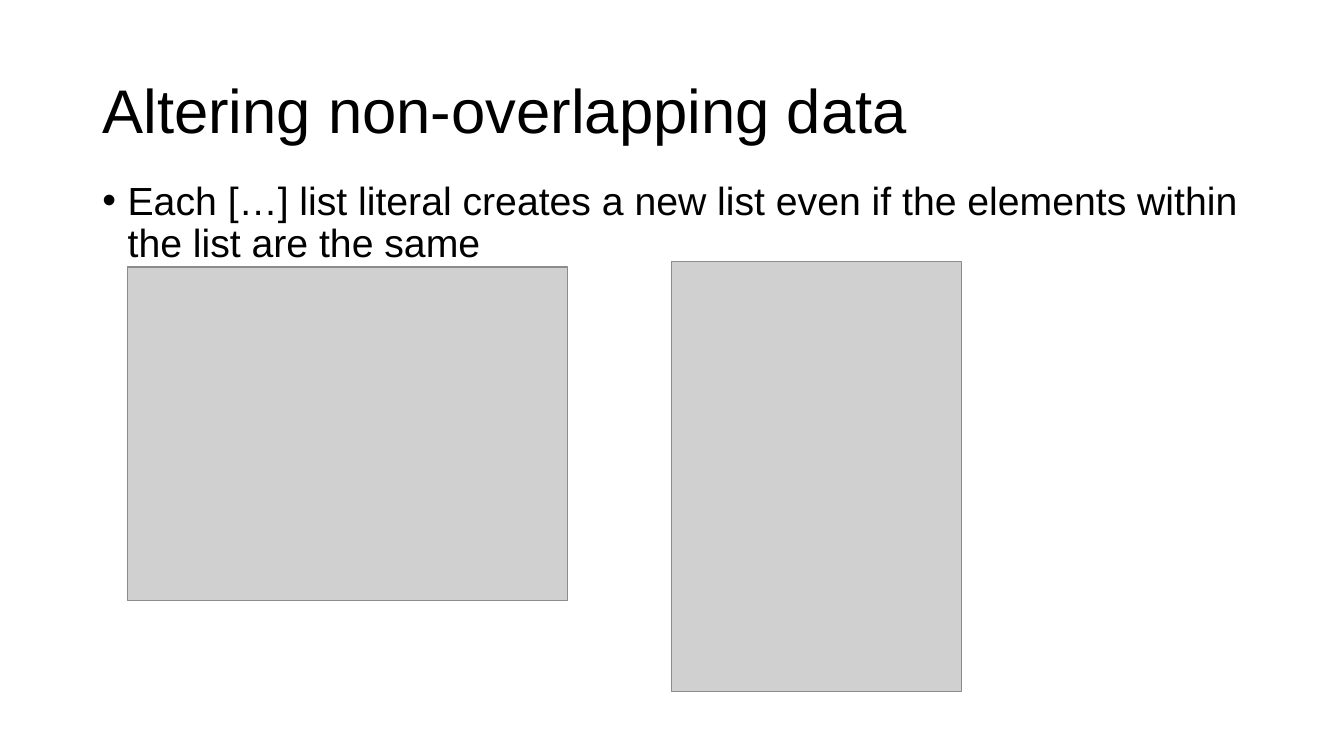
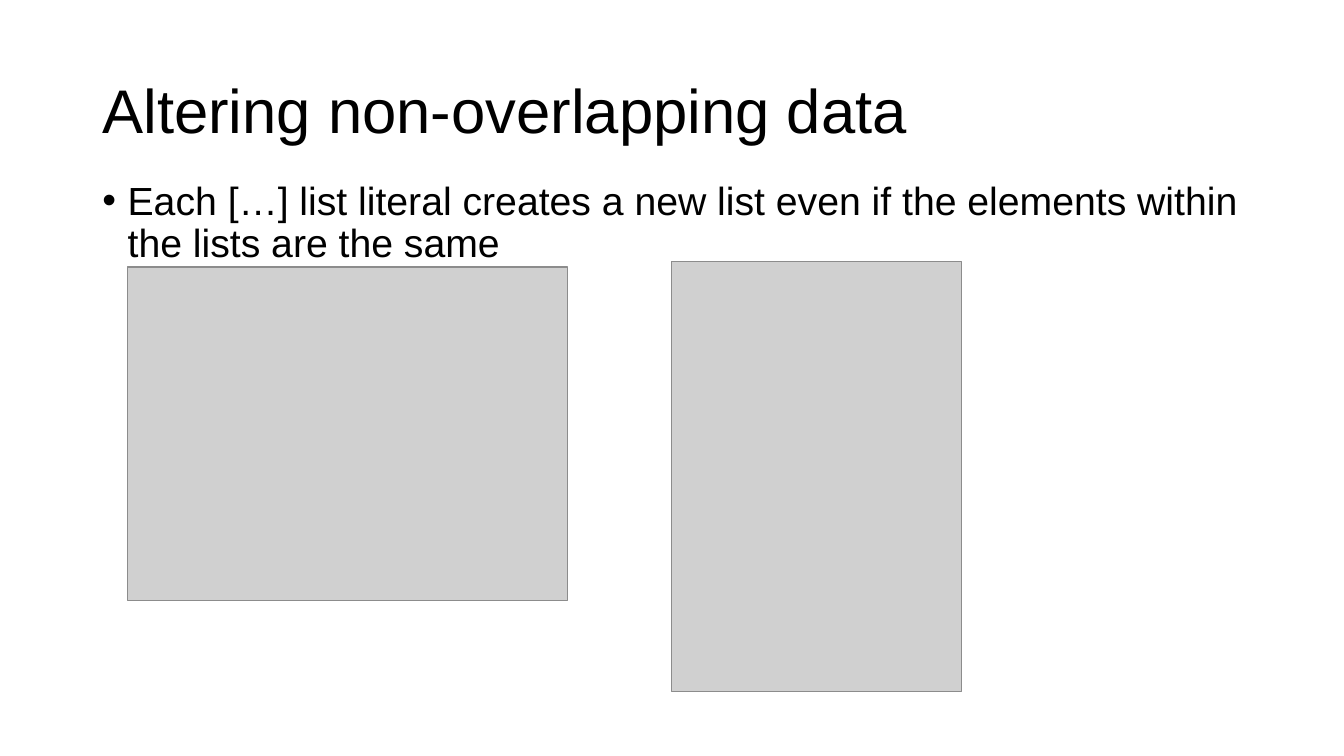
Before and after one commit to parrt/msds501, a slide deck: slide 5 of slides/aliasing.pptx. Drawn at 1344x756 pixels with LibreOffice and Linux fonts; fonts in the diff are those of the drawing; grey boxes stand for pictures; background and template pictures are left out. Boxes give left, top, right and bottom in pixels: in the first picture for what was removed or moved away, otherwise in the second. Text is boxed around its words. In the diff, an @@ line names an element or a change of style, - is before the commit and + after.

```diff
--- a/slides/aliasing.pptx
+++ b/slides/aliasing.pptx
@@ text at [128, 186, 1237, 258]: text changed @@
-• Each […] list literal creates a new list even if the elements within the list are the same
+• Each […] list literal creates a new list even if the elements within the lists are the same
```
Also in this commit, not shown: 4 other slides changed, 1 slide added, 3 other files.
